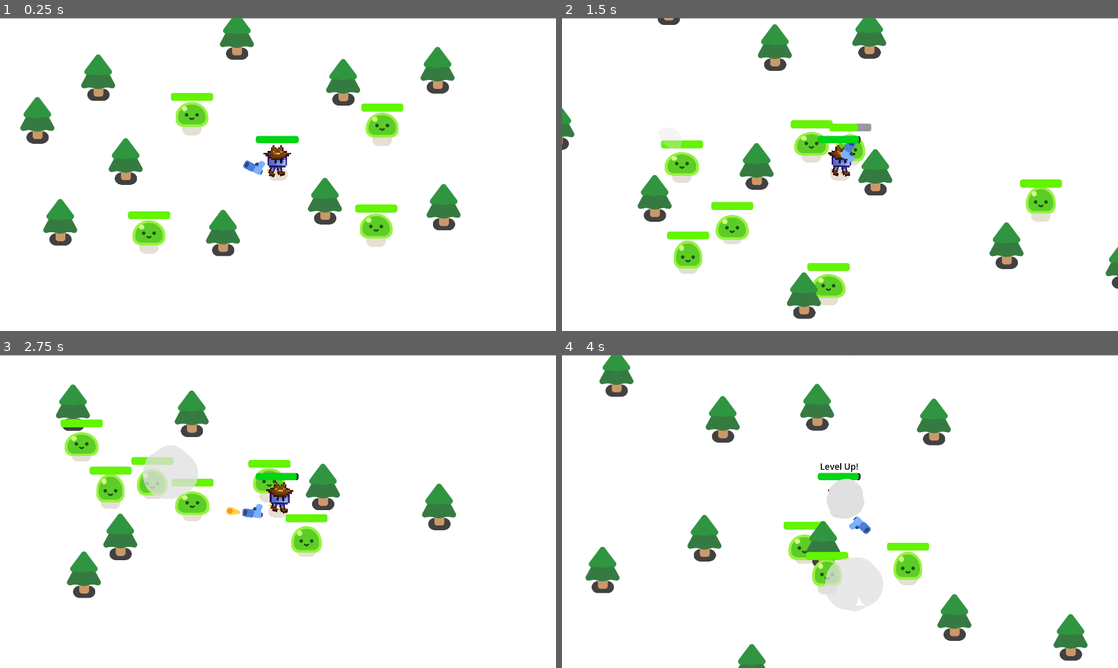
Above: before the commit, frames 1-4 (two rows, left to right).
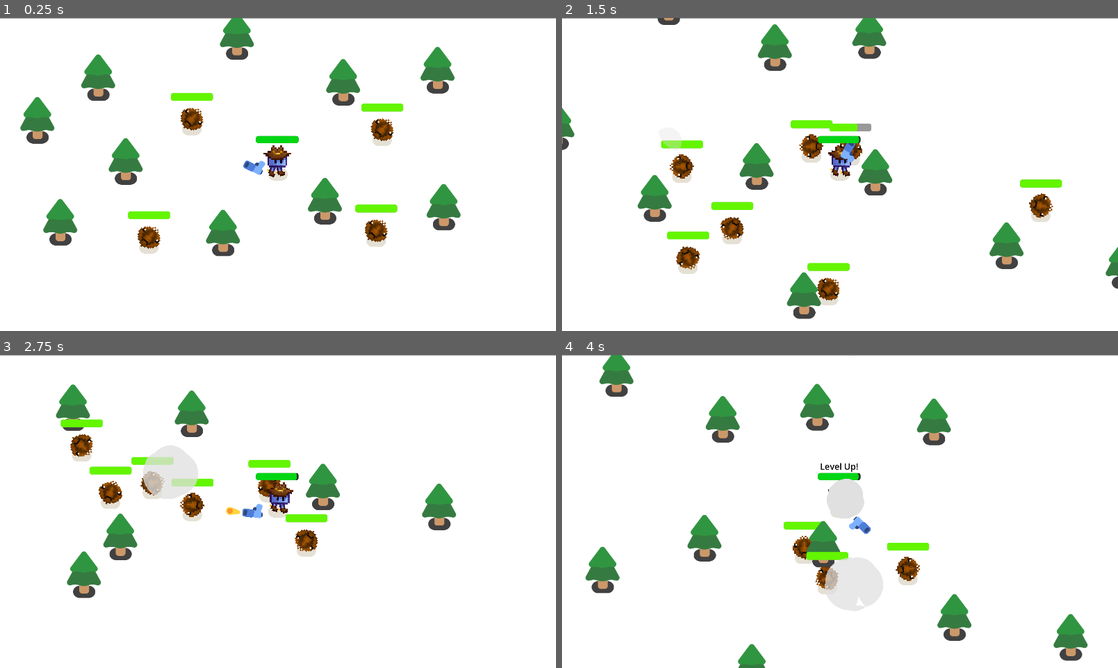
Above: after the commit, the same moments.

Repository: Jarah-Marshall/first_game
Game: Godot game, scene res://survivors_game.tscn
The game is run twice, just before and just after one commit, with the same random seed, the same clock (stepped at 60 frames per second) and the same inputs.
Inputs:
- Up to frame 1 (0.25 s): no input
- Up to frame 2 (1.5 s): hold D (move_right) 0.53-1.28 s; hold S (move_down) from 1.28 s (still down)
- Up to frame 3 (2.75 s): release S (move_down) at 2.03 s; hold D (move_right) from 2.03 s (still down)
- Up to frame 4 (4 s): release D (move_right) at 2.78 s; hold W (move_up) 2.78-3.53 s; hold A (move_left) from 3.53 s (still down)

The runs differ from the first frame. In frame 1, 1.7% of the frame differs, in the area x 23-72%, y 26-74%; in frame 2, 2.6%, in the area x 18-89%, y 36-91%; in frame 3, 2.2%; in frame 4, 1.1%.

Commit message:
Changed slimes to tumbleweeds

Diff:
--- a/characters/slime/slime.tscn
+++ b/characters/slime/slime.tscn
@@ -1,11 +1,11 @@
 [gd_scene format=3 uid="uid://ogik4s70pgwl"]
 
-[ext_resource type="Texture2D" uid="uid://c2t1crng7t58l" path="res://characters/slime/slime_body.png" id="1_3j35h"]
 [ext_resource type="Script" uid="uid://dnbjp2524b1py" path="res://characters/slime/slime.gd" id="1_87y5x"]
 [ext_resource type="Texture2D" uid="uid://dk5b8a84a6n2h" path="res://characters/ground_shadow.png" id="1_cq7ej"]
-[ext_resource type="Texture2D" uid="uid://bnd4gurtidin" path="res://characters/slime/slime_face.png" id="2_ygydt"]
-[ext_resource type="Texture2D" uid="uid://e4gtsguue7fg" path="res://characters/slime/slime_body_hurt.png" id="4_0qu0c"]
-[ext_resource type="Texture2D" uid="uid://c7rt25t421lnf" path="res://characters/slime/slime_hurt_eyes.png" id="4_hi70h"]
+[ext_resource type="Texture2D" uid="uid://biiq51fcn8pqv" path="res://characters/tumbleweed/tumbleweed_body.png" id="3_pyxg0"]
+[ext_resource type="Texture2D" uid="uid://uetkv4yj4yt0" path="res://characters/tumbleweed/tumbleweed_body_hurt.png" id="4_748pi"]
+[ext_resource type="Texture2D" uid="uid://bd1llorxdfci8" path="res://characters/tumbleweed/tumbleweed_face.png" id="5_r4ywq"]
+[ext_resource type="Texture2D" uid="uid://chj2dw2ey5i6b" path="res://characters/tumbleweed/tumbleweed_face_hurt.png" id="6_648cb"]
 
 [sub_resource type="Animation" id="Animation_y4lve"]
 length = 0.001
@@ -31,7 +31,7 @@
 "times": PackedFloat32Array(0),
 "transitions": PackedFloat32Array(1),
 "update": 0,
-"values": [Vector2(1, 1)]
+"values": [Vector2(5.567, 5.567)]
 }
 tracks/2/type = "value"
 tracks/2/imported = false
@@ -55,7 +55,7 @@
 "times": PackedFloat32Array(0),
 "transitions": PackedFloat32Array(1),
 "update": 1,
-"values": [ExtResource("2_ygydt")]
+"values": [ExtResource("5_r4ywq")]
 }
 tracks/4/type = "value"
 tracks/4/imported = false
@@ -68,6 +68,30 @@
 "transitions": PackedFloat32Array(1),
 "update": 0,
 "values": [Vector2(1, 1)]
+}
+tracks/5/type = "value"
+tracks/5/imported = false
+tracks/5/enabled = true
+tracks/5/path = NodePath("Anchor/SlimeBody:rotation")
+tracks/5/interp = 1
+tracks/5/loop_wrap = true
+tracks/5/keys = {
+"times": PackedFloat32Array(0),
+"transitions": PackedFloat32Array(1),
+"update": 0,
+"values": [0.0]
+}
+tracks/6/type = "value"
+tracks/6/imported = false
+tracks/6/enabled = true
+tracks/6/path = NodePath("Anchor/Face:rotation")
+tracks/6/interp = 1
+tracks/6/loop_wrap = true
+tracks/6/keys = {
+"times": PackedFloat32Array(0),
+"transitions": PackedFloat32Array(1),
+"update": 0,
+"values": [0.0]
 }
 
 [sub_resource type="Animation" id="Animation_lu163"]
@@ -83,7 +107,7 @@
 "times": PackedFloat32Array(0, 0.2),
 "transitions": PackedFloat32Array(1, 1),
 "update": 1,
-"values": [ExtResource("4_hi70h"), ExtResource("2_ygydt")]
+"values": [ExtResource("6_648cb"), ExtResource("5_r4ywq")]
 }
 tracks/1/type = "value"
 tracks/1/imported = false
@@ -92,10 +116,10 @@
 tracks/1/interp = 1
 tracks/1/loop_wrap = true
 tracks/1/keys = {
-"times": PackedFloat32Array(0, 0.1),
-"transitions": PackedFloat32Array(1, 1),
-"update": 0,
-"values": [-25.0, -35.0]
+"times": PackedFloat32Array(0),
+"transitions": PackedFloat32Array(1),
+"update": 0,
+"values": [-35.0]
 }
 tracks/2/type = "value"
 tracks/2/imported = false
@@ -124,6 +148,7 @@
 
 [sub_resource type="Animation" id="Animation_71vdi"]
 resource_name = "idle"
+length = 2.0
 loop_mode = 1
 tracks/0/type = "value"
 tracks/0/imported = false
@@ -132,10 +157,10 @@
 tracks/0/interp = 1
 tracks/0/loop_wrap = true
 tracks/0/keys = {
-"times": PackedFloat32Array(0, 0.5, 1),
-"transitions": PackedFloat32Array(-2, -2, -2),
-"update": 0,
-"values": [-28.0, -24.0, -28.0]
+"times": PackedFloat32Array(0),
+"transitions": PackedFloat32Array(-2),
+"update": 0,
+"values": [-35.0]
 }
 tracks/1/type = "value"
 tracks/1/imported = false
@@ -144,10 +169,10 @@
 tracks/1/interp = 1
 tracks/1/loop_wrap = true
 tracks/1/keys = {
-"times": PackedFloat32Array(0, 0.5, 1),
-"transitions": PackedFloat32Array(-2, -2, -2),
-"update": 0,
-"values": [Vector2(1, 1), Vector2(1.05, 0.95), Vector2(1, 1)]
+"times": PackedFloat32Array(0),
+"transitions": PackedFloat32Array(-2),
+"update": 0,
+"values": [Vector2(5.567, 5.567)]
 }
 tracks/2/type = "value"
 tracks/2/imported = false
@@ -161,10 +186,34 @@
 "update": 0,
 "values": [0.0]
 }
+tracks/3/type = "value"
+tracks/3/imported = false
+tracks/3/enabled = true
+tracks/3/path = NodePath("Anchor/SlimeBody:rotation")
+tracks/3/interp = 1
+tracks/3/loop_wrap = true
+tracks/3/keys = {
+"times": PackedFloat32Array(0, 0.5, 1, 1.4666667),
+"transitions": PackedFloat32Array(1, 1, 1, 1),
+"update": 0,
+"values": [0.0, 0.03490658503988659, 0.0, -0.03490658503988659]
+}
+tracks/4/type = "value"
+tracks/4/imported = false
+tracks/4/enabled = true
+tracks/4/path = NodePath("Anchor/Face:rotation")
+tracks/4/interp = 1
+tracks/4/loop_wrap = true
+tracks/4/keys = {
+"times": PackedFloat32Array(0, 0.5, 1, 1.5000001),
+"transitions": PackedFloat32Array(1, 1, 1, 1),
+"update": 0,
+"values": [0.0, 0.03490658503988659, 0.0, -0.03490658503988659]
+}
 
 [sub_resource type="Animation" id="Animation_l6fy2"]
 resource_name = "walk"
-length = 0.4
+length = 2.0
 loop_mode = 1
 tracks/0/type = "value"
 tracks/0/imported = false
@@ -173,10 +222,10 @@
 tracks/0/interp = 1
 tracks/0/loop_wrap = true
 tracks/0/keys = {
-"times": PackedFloat32Array(0, 0.2, 0.4),
-"transitions": PackedFloat32Array(1, 1, 1),
-"update": 0,
-"values": [0.0, -20.0, 0.0]
+"times": PackedFloat32Array(0),
+"transitions": PackedFloat32Array(1),
+"update": 0,
+"values": [0.0]
 }
 tracks/1/type = "value"
 tracks/1/imported = false
@@ -185,10 +234,10 @@
 tracks/1/interp = 2
 tracks/1/loop_wrap = true
 tracks/1/keys = {
-"times": PackedFloat32Array(0.1, 0.3, 0.5),
-"transitions": PackedFloat32Array(1, 1, 1),
-"update": 0,
-"values": [Vector2(0.9, 1.1), Vector2(1.1, 0.9), Vector2(0.9, 1.1)]
+"times": PackedFloat32Array(0),
+"transitions": PackedFloat32Array(1),
+"update": 0,
+"values": [Vector2(5.567, 5.567)]
 }
 tracks/2/type = "value"
 tracks/2/imported = false
@@ -197,10 +246,34 @@
 tracks/2/interp = 2
 tracks/2/loop_wrap = true
 tracks/2/keys = {
-"times": PackedFloat32Array(0.1, 0.3, 0.5),
-"transitions": PackedFloat32Array(1, 1, 1),
-"update": 0,
-"values": [-24.0, -28.0, -24.0]
+"times": PackedFloat32Array(0),
+"transitions": PackedFloat32Array(1),
+"update": 0,
+"values": [-35.0]
+}
+tracks/3/type = "value"
+tracks/3/imported = false
+tracks/3/enabled = true
+tracks/3/path = NodePath("Anchor/SlimeBody:rotation")
+tracks/3/interp = 1
+tracks/3/loop_wrap = true
+tracks/3/keys = {
+"times": PackedFloat32Array(0, 2),
+"transitions": PackedFloat32Array(1, 1),
+"update": 0,
+"values": [0.0, 6.283185307179586]
+}
+tracks/4/type = "value"
+tracks/4/imported = false
+tracks/4/enabled = true
+tracks/4/path = NodePath("Anchor/Face:rotation")
+tracks/4/interp = 1
+tracks/4/loop_wrap = true
+tracks/4/keys = {
+"times": PackedFloat32Array(0, 2),
+"transitions": PackedFloat32Array(1, 1),
+"update": 0,
+"values": [0.0, 6.283185307179586]
 }
 
 [sub_resource type="AnimationLibrary" id="AnimationLibrary_j6cum"]
@@ -224,19 +297,24 @@
 [node name="Anchor" type="Marker2D" parent="." unique_id=794902193]
 
 [node name="SlimeBody" type="Sprite2D" parent="Anchor" unique_id=1727508908]
-texture = ExtResource("1_3j35h")
-offset = Vector2(0, -36)
+texture_filter = 1
+position = Vector2(0, -35)
+scale = Vector2(5.567, 5.567)
+texture = ExtResource("3_pyxg0")
 
 [node name="SlimeBodyHurt" type="Sprite2D" parent="Anchor/SlimeBody" unique_id=2002072866]
 modulate = Color(1, 1, 1, 0)
-texture = ExtResource("4_0qu0c")
-offset = Vector2(0, -36)
+texture = ExtResource("4_748pi")
 
 [node name="Face" type="Marker2D" parent="Anchor" unique_id=1541035147]
 position = Vector2(0, -25)
 
 [node name="SlimeFace" type="Sprite2D" parent="Anchor/Face" unique_id=403368551]
-texture = ExtResource("2_ygydt")
+texture_filter = 1
+position = Vector2(0, -8.41)
+scale = Vector2(5.567, 5.567)
+texture = ExtResource("5_r4ywq")
+offset = Vector2(0, 0.51)
 
 [node name="AnimationPlayer" type="AnimationPlayer" parent="." unique_id=2007851046]
 unique_name_in_owner = true
Binary file added: characters/tumbleweed/tumbleweed_body.png
Not shown, added: characters/tumbleweed/tumbleweed_body.png.import
Binary file added: characters/tumbleweed/tumbleweed_body_hurt.png
Not shown, added: characters/tumbleweed/tumbleweed_body_hurt.png.import
Binary file added: characters/tumbleweed/tumbleweed_face.png
Not shown, added: characters/tumbleweed/tumbleweed_face.png.import
Binary file added: characters/tumbleweed/tumbleweed_face_hurt.png
Not shown, added: characters/tumbleweed/tumbleweed_face_hurt.png.import
Binary file added: characters/tumbleweed/tumbleweed_preview.png
Not shown, added: characters/tumbleweed/tumbleweed_preview.png.import
